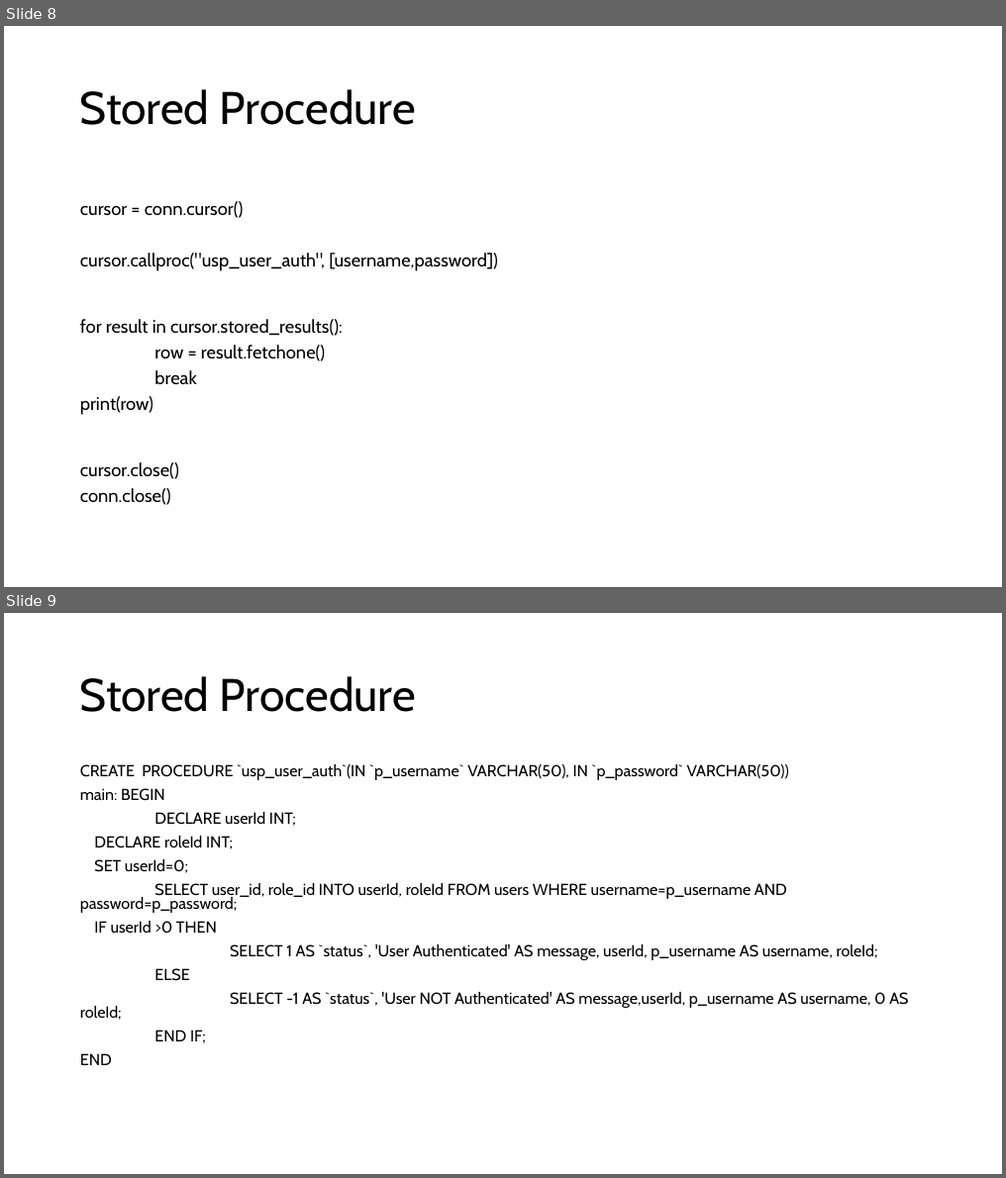
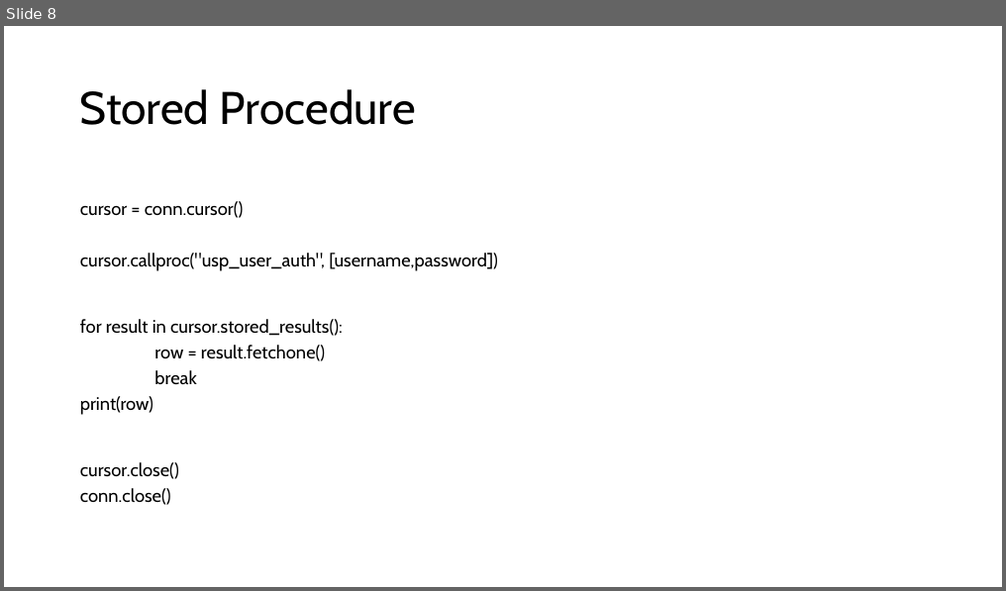
Before and after one commit to appjedi/youtube, a slide deck: SQL/SQL Python.pptx. Shown one above the other, each under a label of ours: slides 8 and 9 before the commit, slide 8 after it. The pictures are 1006x1178 and 1006x591 pixels, drawn with LibreOffice and Linux fonts; fonts in the diff are those of the drawing. Boxes give left, top, right and bottom in pixels: in the first picture for what was removed or moved away, otherwise in the second. Text is boxed around its words. In the diff, an @@ line names an element or a change of style, - is before the commit and + after.

```diff
--- a/SQL/SQL Python.pptx
+++ b/SQL/SQL Python.pptx
@@ slide 9 removed at [4, 613, 1002, 1174], background #FFFFFF @@
@@ title removed at [80, 676, 416, 712] @@
-Stored Procedure
@@ text removed at [80, 764, 908, 1065] @@
-CREATE PROCEDURE `usp_user_auth`(IN `p_username` VARCHAR(50), IN `p_password` VARCHAR(50))
-main: BEGIN
-DECLARE userId INT;
-DECLARE roleId INT;
-SET userId=0;
-SELECT user_id, role_id INTO userId, roleId FROM users WHERE username=p_username AND password=p_password;
-IF userId >0 THEN
-SELECT 1 AS `status`, 'User Authenticated' AS message, userId, p_username AS username, roleId;
-ELSE
-SELECT -1 AS `status`, 'User NOT Authenticated' AS message,userId, p_username AS username, 0 AS roleId;
-END IF;
-END
```
Also in this commit, not shown: 2 slides added, 3 other files.
